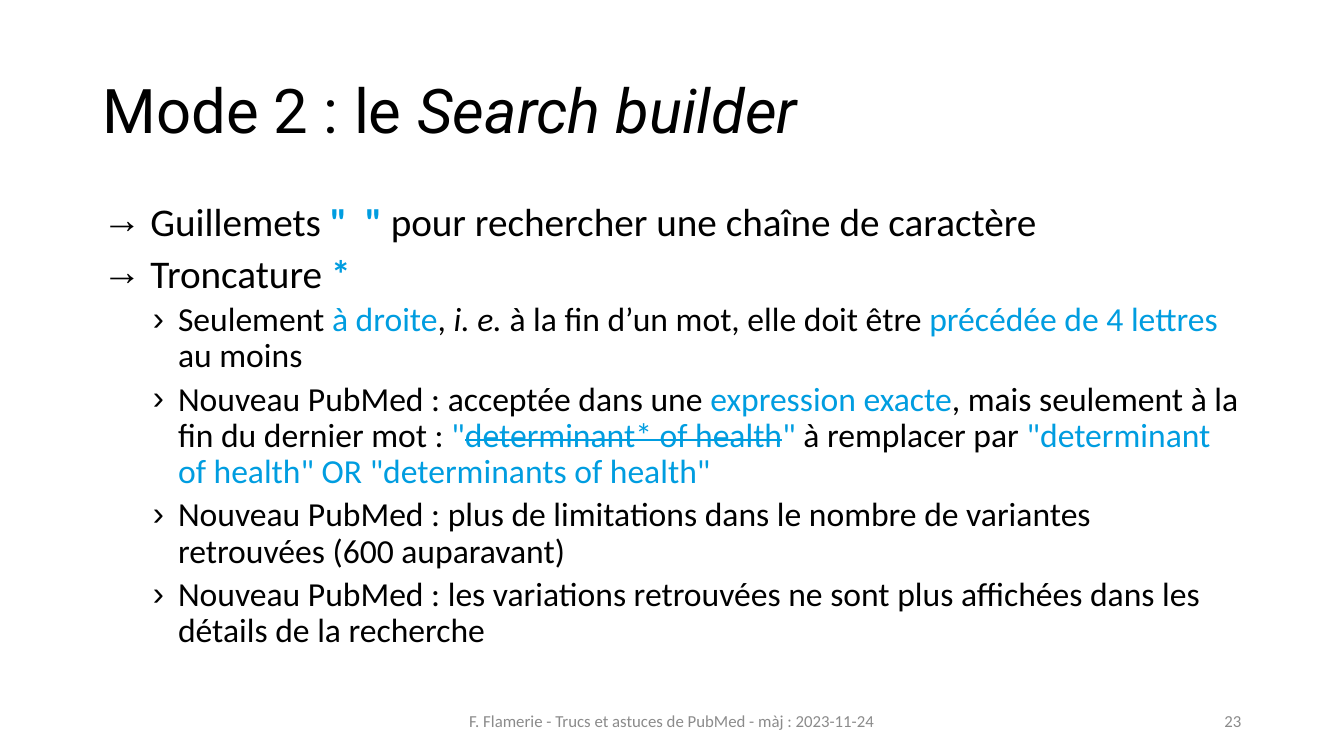
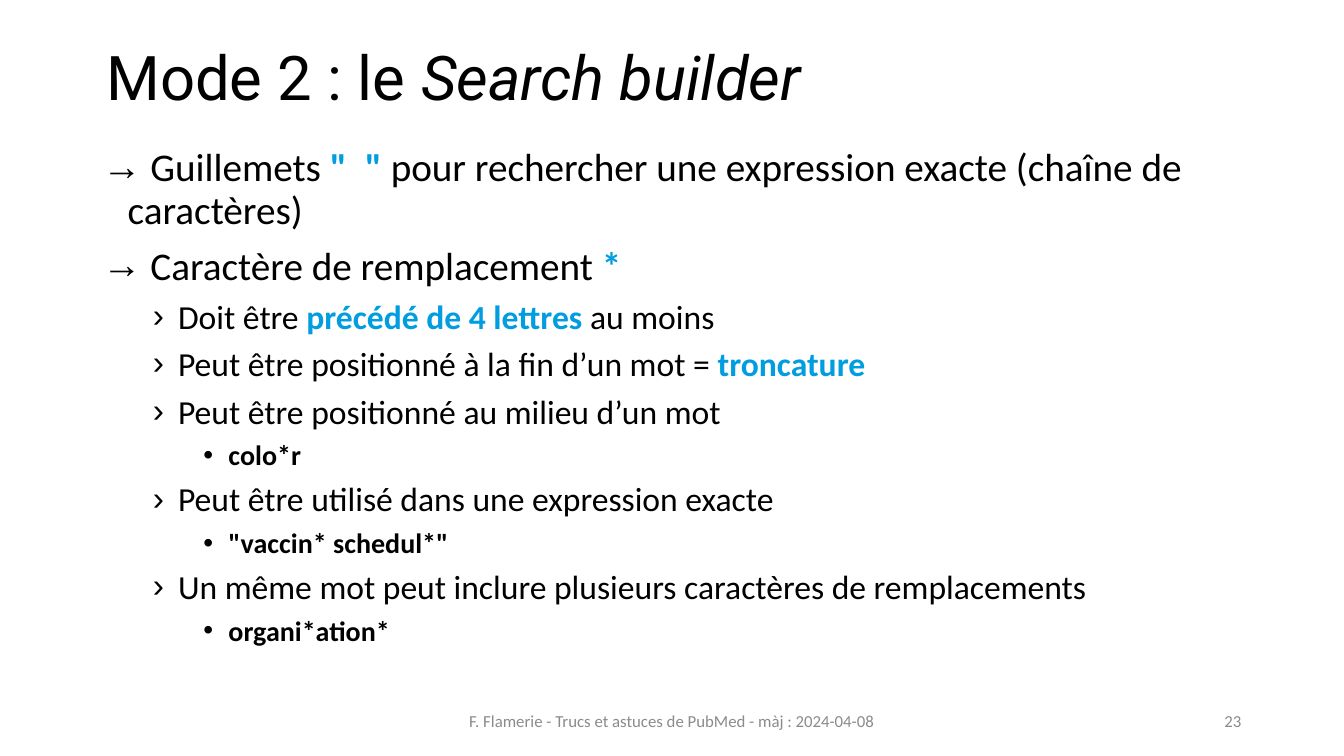
Before and after one commit to fflamerie/formbiblio, a slide deck: slide 23 of docs/module1-2_pubmed.pptx. Drawn at 1344x756 pixels with LibreOffice and Linux fonts; fonts in the diff are those of the drawing. Boxes give left, top, right and bottom in pixels: in the first picture for what was removed or moved away, otherwise in the second. Text is boxed around its words. In the diff, an @@ line names an element or a change of style, - is before the commit and + after.

```diff
--- a/docs/module1-2_pubmed.pptx
+++ b/docs/module1-2_pubmed.pptx
@@ title "Mode 2 : le Search ...": place and size @@
-title "Mode 2 : le Search ..." at (102, 86, 797, 134)
+title "Mode 2 : le Search ..." at (106, 53, 801, 101)
@@ text at (128, 152, 1182, 646): text changed @@
-→ Guillemets " " pour rechercher une chaîne de caractère
-→ Troncature *
-  › Seulement à droite, i. e. à la fin d’un mot, elle doit être précédée de 4 lettres au moins
-  › Nouveau PubMed : acceptée dans une expression exacte, mais seulement à la fin du dernier mot : "determinant* of health" à remplacer par "determinant of health" OR "determinants of health"
-  › Nouveau PubMed : plus de limitations dans le nombre de variantes retrouvées (600 auparavant)
-  › Nouveau PubMed : les variations retrouvées ne sont plus affichées dans les détails de la recherche
+→ Guillemets " " pour rechercher une expression exacte (chaîne de caractères)
+→ Caractère de remplacement *
+  › Doit être précédé de 4 lettres au moins
+  › Peut être positionné à la fin d’un mot = troncature
+  › Peut être positionné au milieu d’un mot
+    • colo*r
+  › Peut être utilisé dans une expression exacte
+    • "vaccin* schedul*"
+  › Un même mot peut inclure plusieurs caractères de remplacements
+    • organi*ation*
@@ text at (469, 715, 874, 730): text changed @@
-F. Flamerie - Trucs et astuces de PubMed - màj : 2023-11-24
+F. Flamerie - Trucs et astuces de PubMed - màj : 2024-04-08
```
Also in this commit, not shown: 35 other slides changed, 2 slides removed, 1 other file.
